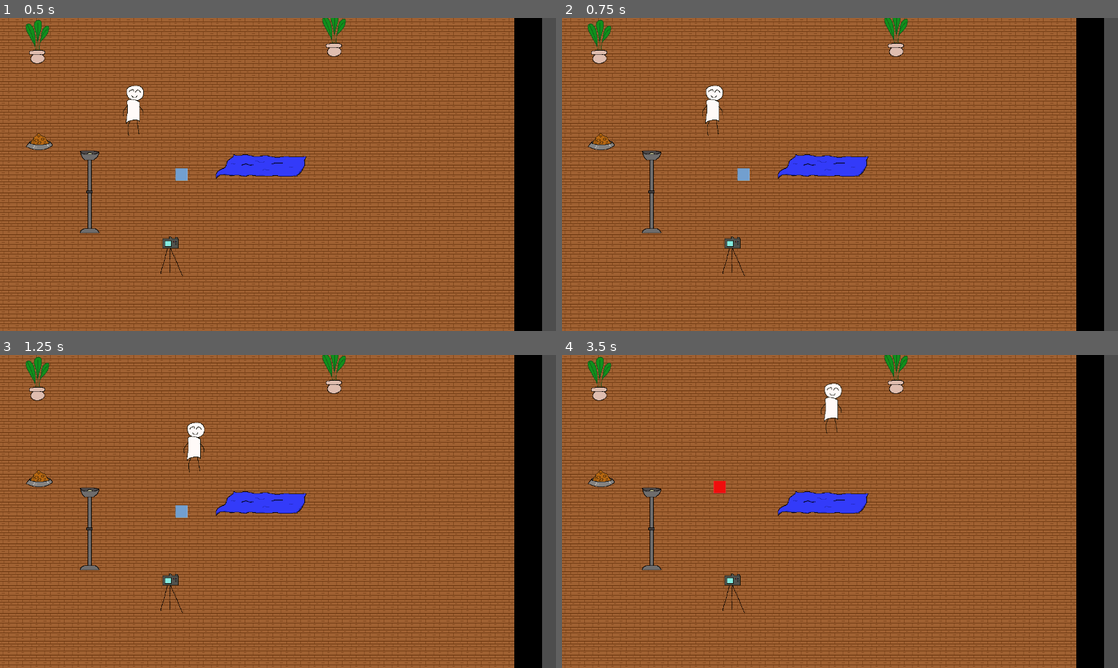
Above: before the commit, frames 1-4 (two rows, left to right).
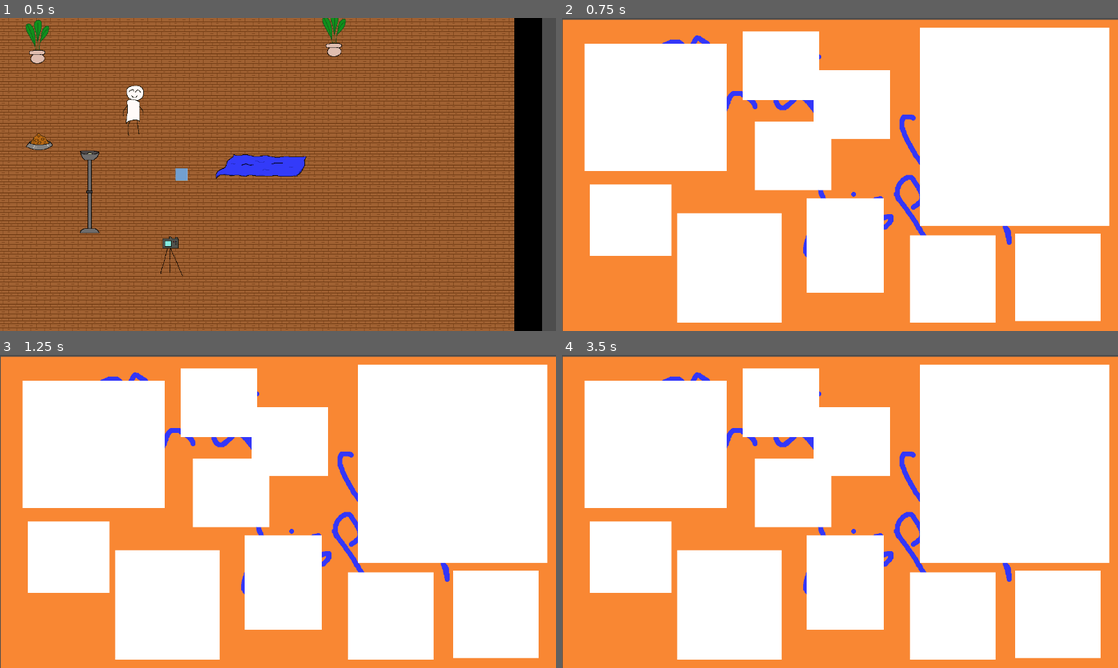
Above: after the commit, the same moments.

Repository: Mad2F/Catografy
Game: Godot game, scene res://code/main.tscn
The game is run twice, just before and just after one commit, with the same random seed, the same clock (stepped at 60 frames per second) and the same inputs.
Inputs:
- Up to frame 1 (0.5 s): no input
- Up to frame 2 (0.75 s): tap Enter (last_photo, bound only after the commit) at 0.5, 0.6 s; hold Right (move_right) from 0.53 s (still down)
- Up to frame 3 (1.25 s): keep holding Right (move_right); tap P (take_photo, bound only after the commit) at 0.8 s
- Up to frame 4 (3.5 s): release Right (move_right) at 1.28 s; hold Down (move_down) 1.28-2.03 s; tap P (take_photo, bound only after the commit) at 1.35, 2.3 s; tap Enter (last_photo, bound only after the commit) at 1.55, 2.85 s; tap Space at 2 s; hold Right (move_right) 2.03-2.78 s; tap E (main_action) at 2.1 s; hold Up (move_up) from 2.78 s (still down)

Frame 1 is identical in both runs. In frame 2, 100% of the frame differs, in the area x 0-100%, y 0-100%; in frame 3, 100%; in frame 4, 100%.

Commit message:
Added Debug Actions mapped to P and Enter

Diff:
--- a/code/Environment/Camera.gd
+++ b/code/Environment/Camera.gd
@@ -8,8 +8,13 @@
 
 var _photosTaken = 0
 
+# TODO : A retirer avant de publier le jeu !!
 func _process(_delta):
-	return
+	if Input.is_action_just_pressed("take_photo"):
+		_takePhoto()
+	elif Input.is_action_just_pressed("last_photo"):
+		_photosTaken = maxPhotos
+		_on_timer_timeout()
 
 func start_loop():
 	$Timer.start()
--- a/project.godot
+++ b/project.godot
@@ -62,6 +62,16 @@
 , Object(InputEventJoypadButton,"resource_local_to_scene":false,"resource_name":"","device":-1,"button_index":0,"pressure":0.0,"pressed":true,"script":null)
 ]
 }
+take_photo={
+"deadzone": 0.2,
+"events": [Object(InputEventKey,"resource_local_to_scene":false,"resource_name":"","device":-1,"window_id":0,"alt_pressed":false,"shift_pressed":false,"ctrl_pressed":false,"meta_pressed":false,"pressed":false,"keycode":0,"physical_keycode":80,"key_label":0,"unicode":112,"location":0,"echo":false,"script":null)
+]
+}
+last_photo={
+"deadzone": 0.2,
+"events": [Object(InputEventKey,"resource_local_to_scene":false,"resource_name":"","device":-1,"window_id":0,"alt_pressed":false,"shift_pressed":false,"ctrl_pressed":false,"meta_pressed":false,"pressed":false,"keycode":0,"physical_keycode":4194309,"key_label":0,"unicode":0,"location":0,"echo":false,"script":null)
+]
+}
 
 [rendering]
 
